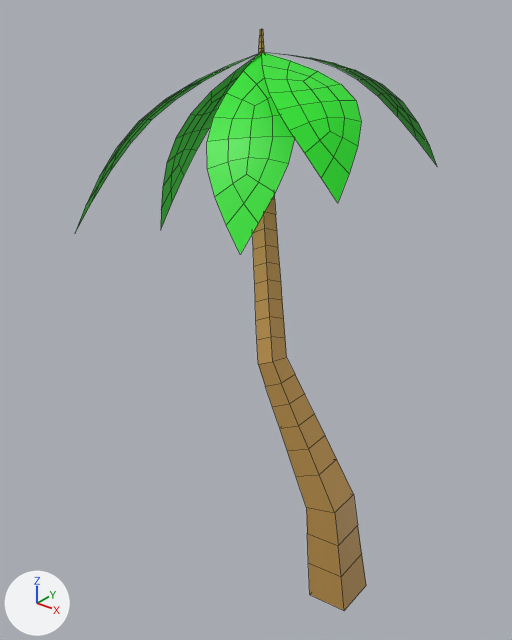
One commit to the Blender file Assets/Scripts/IslandGenerator/Models/lowPolyTreePalm.blend: the scene before it, then after it.
Rendered twice from a camera (50 mm lens) standing at (8.2, -14.01, 16.63) and looking at (-4.08, 1.34, 7.11). The axes (+X, +Y, +Z) are drawn at lower left. The lights are the same throughout. Mesh edges are drawn as thin lines.

The first picture shows 'bark', 'leaves'.
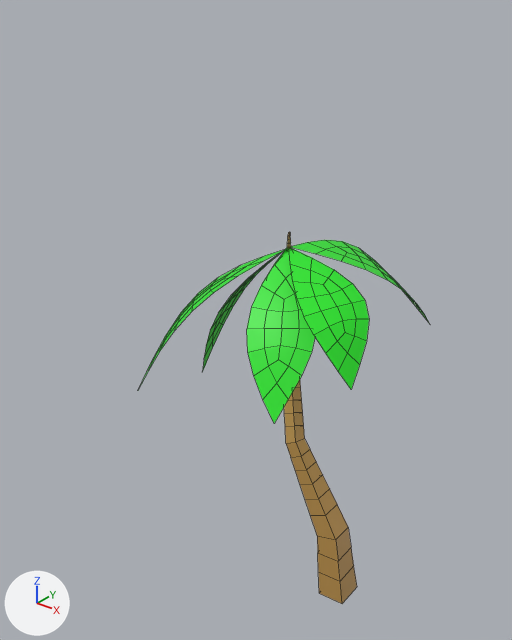
What the commit changed:
Object 'leaves' (ob_leaves) moves from (-4.95, 2.09, 13.86) to (-3.34, 1.43, 8.89).
Object 'leaves' (ob_leaves) is rescaled from (1.0, 1.0, 1.0) to (0.837, 0.837, 0.837).
Object 'bark' (ob_bark) is rescaled from (1.0, 1.0, 1.0) to (0.669, 0.669, 0.669).

Pixel boxes [x1, y1, x2, y2] of what changed, in the pictures (512 x 640 px):
'leaves', moved, rescaled (19% narrower, 9% shorter)
    before: [76, 52, 437, 254]
    after: [138, 240, 430, 423]
'bark', rescaled (35% narrower, 36% shorter)
    before: [253, 29, 366, 611]
    after: [284, 232, 357, 604]
